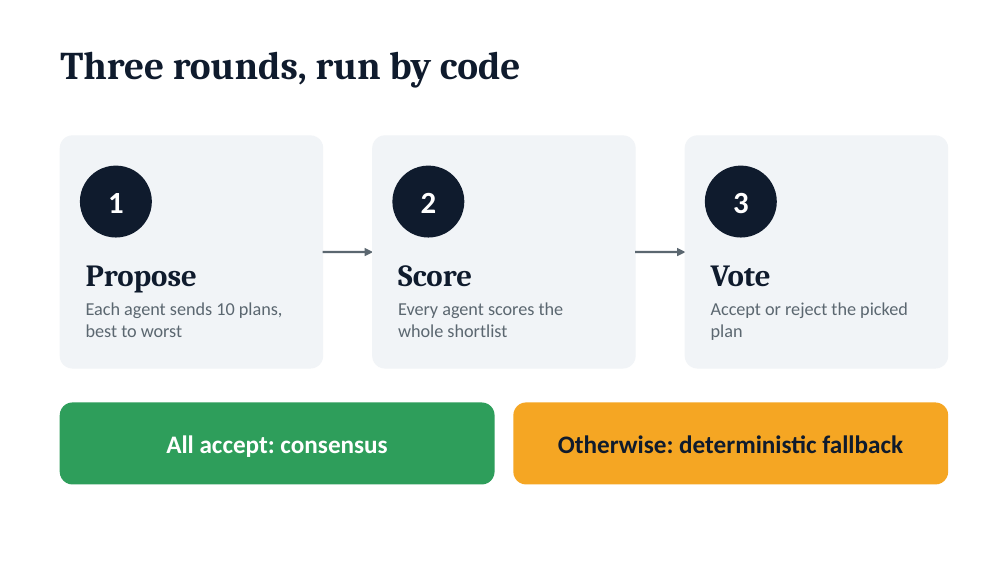
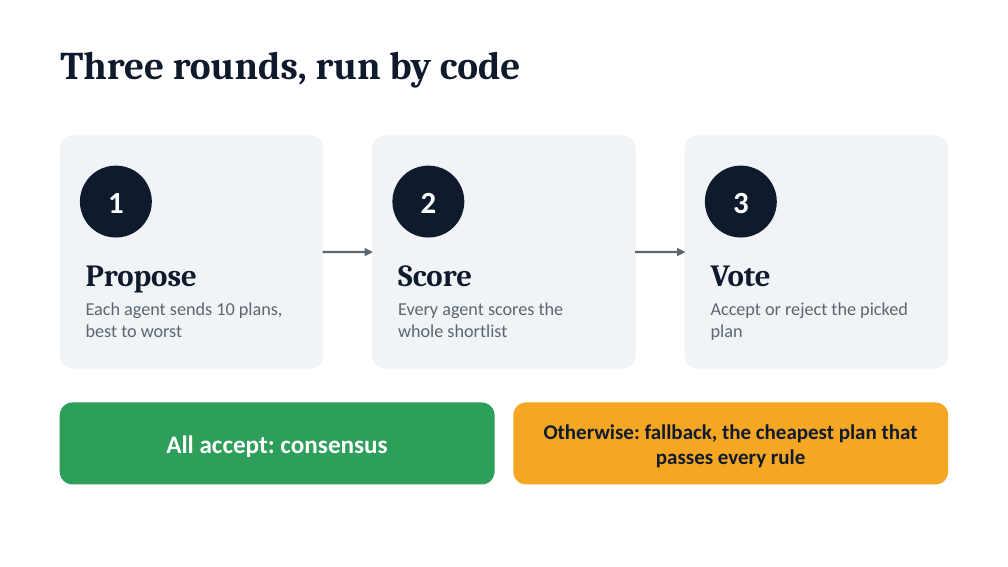
Before and after one commit to vishnuroxx/AnthropicHackathonWinner, a slide deck: slide 7 of pitch.pptx. Drawn at 1008x567 pixels with LibreOffice and Linux fonts; fonts in the diff are those of the drawing. Boxes give left, top, right and bottom in pixels: in the first picture for what was removed or moved away, otherwise in the second. Text is boxed around its words. In the diff, an @@ line names an element or a change of style, - is before the commit and + after.

```diff
--- a/pitch.pptx
+++ b/pitch.pptx
@@ text at (x1=544, y1=424, x2=918, y2=468): text changed; size 18 to 15 pt @@
-Otherwise: deterministic fallback
+Otherwise: fallback, the cheapest plan that passes every rule
```
Also in this commit, not shown: 3 other slides changed, 3 other files.
